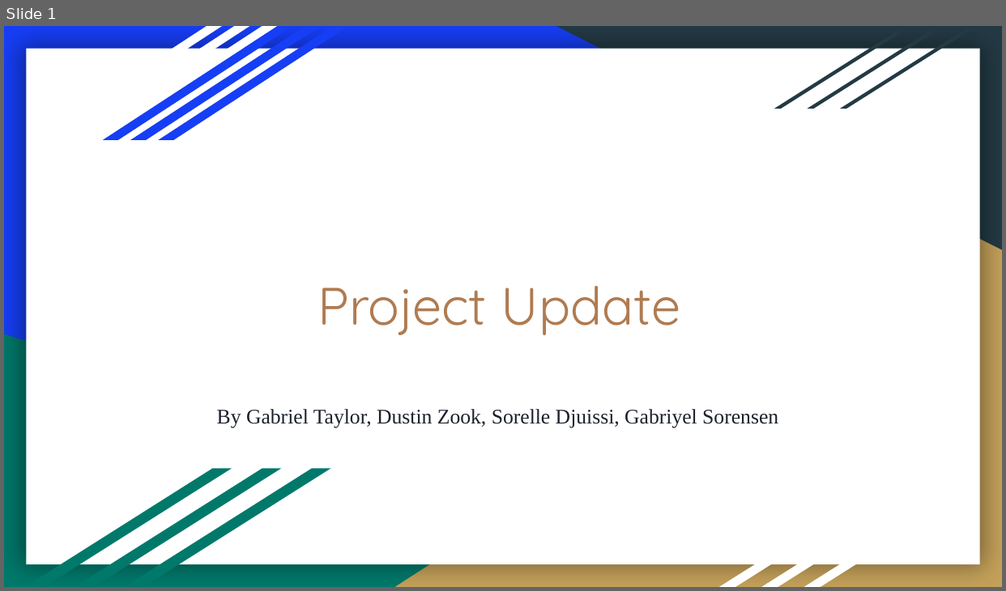
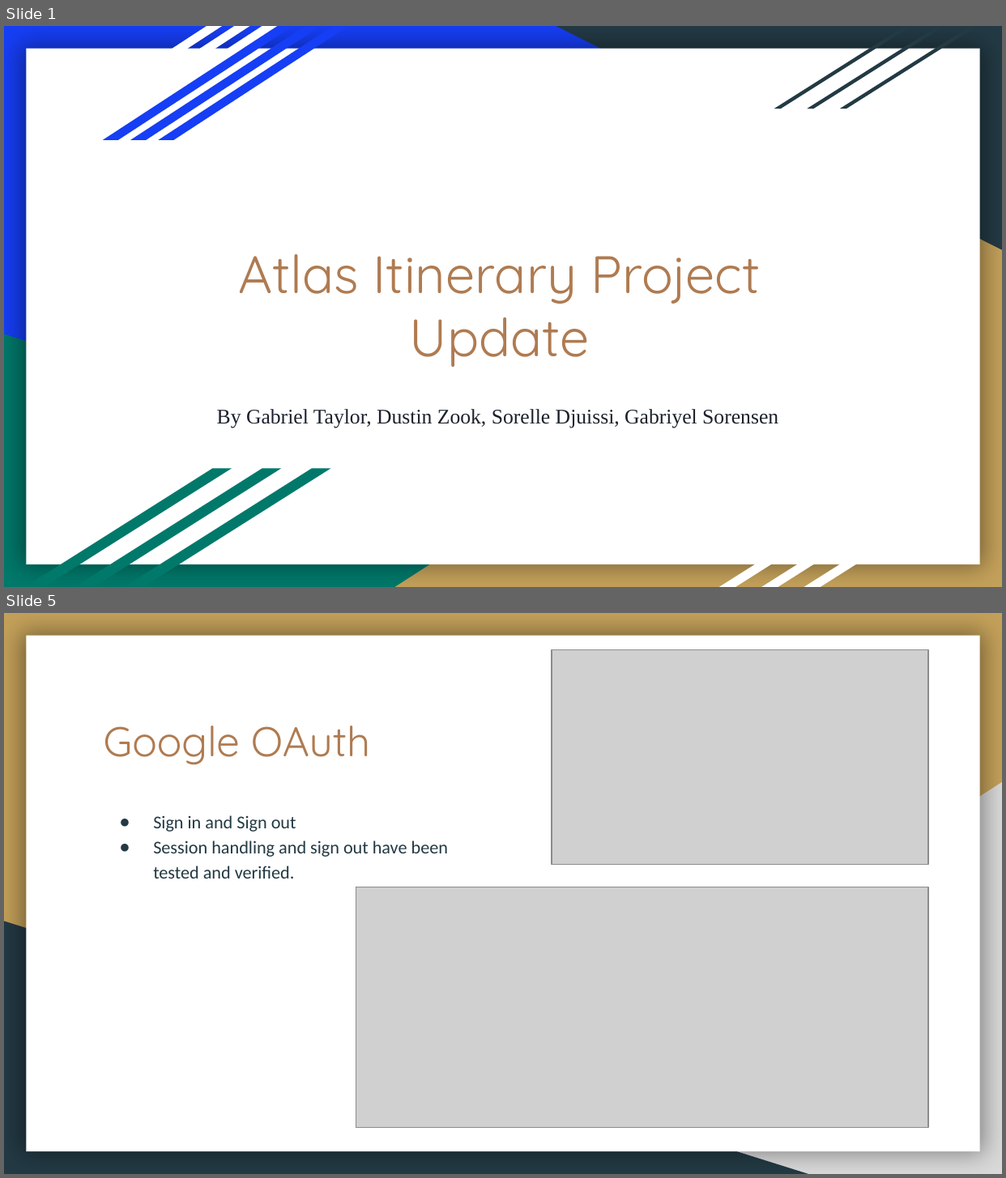
Before and after one commit to DustinWZook/Atlas-Itinerary, a slide deck: Documents/Progress Update/Project Update.pptx. Shown one above the other, each under a label of ours: slide 1 before the commit, slides 1 and 5 after it; the slides between them are not shown. The pictures are 1006x591 and 1006x1178 pixels, drawn with LibreOffice and Linux fonts; fonts in the diff are those of the drawing; grey boxes stand for pictures. Boxes give left, top, right and bottom in pixels: in the first picture for what was removed or moved away, otherwise in the second. Text is boxed around its words. In the diff, an @@ line names an element or a change of style, - is before the commit and + after.

```diff
--- a/Documents/Progress Update/Project Update.pptx
+++ b/Documents/Progress Update/Project Update.pptx
@@ slide 5 added at (4,613,1002,1174), background #C4A15A; not listed: 1 template element that a slide beside it also shows @@
@@ picture added at (552,650,928,864) @@
@@ title added at (104,726,370,765), 30 pt, text #AF7B51 @@
+Google OAuth
@@ right triangle added at (395,782,1002,1174), fill #D9D9D9 @@
@@ text added at (153,815,448,879), 13 pt, text #233A44 @@
+● Sign in and Sign out
+● Session handling and sign out have been tested and verified.
@@ picture added at (356,888,928,1128) @@
@@ right triangle added at (4,922,808,1174), fill #233A44 @@
@@ slide 1 changed as well @@
@@ title at (239,254,760,367): text changed @@
-Project Update
+Atlas Itinerary Project Update
```
Also in this commit, not shown: 1 other slide changed, 16 other slides added, 8 slides removed, 1 other file.
